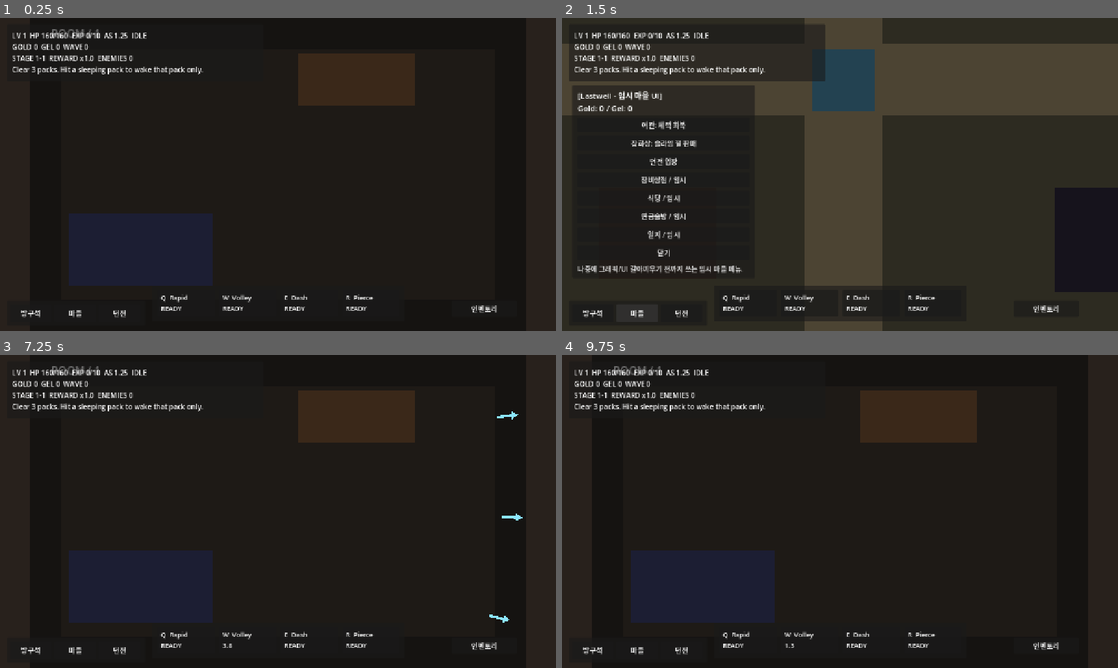
Above: before the commit, frames 1-4 (two rows, left to right).
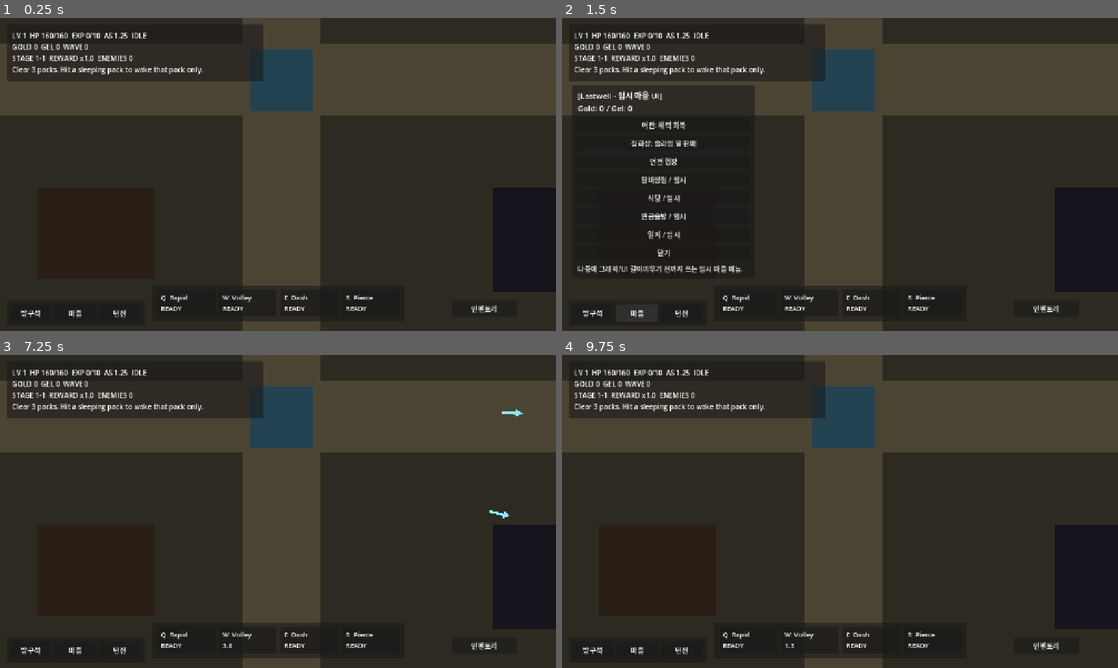
Above: after the commit, the same moments.

Repository: danyoon0760/last-archer
Game: Godot game, scene res://scenes/Main.tscn
Same seed, same stepped clock (60 frames per second), same inputs: the game is played once before the commit and once after it.
Inputs (mouse positions are in pixels of both pictures, inside the frame that each line leads up to):
- Up to frame 1 (0.25 s): no input
- Up to frame 2 (1.5 s): click "방구석" at 0.5 s; click "마을" at 1.25 s
- Up to frame 3 (7.25 s): click "던전" at 2 s; click "인벤토리" at 2.75 s; click "활 기본 활" at 3.5 s; click "갑옷 없음" at 4.25 s; click "신발 없음" at 5 s; click "닫기" at 5.75 s; tap Enter at 6.5 s; move the mouse to (400, 495) at 6.52 s; hold W from 6.53 s (still down); tap 3 at 6.6 s; click (400, 495) at 6.67 s; tap 1 at 6.8 s
- Up to frame 4 (9.75 s): release W at 7.25 s; drag from (728, 527) to (1084, 414) at 7.27 s; tap Space at 8, 9.5 s; move the mouse to (895, 442) at 8.02 s; hold W 8.03-8.75 s; tap 2 at 8.1 s; tap 3 at 8.3 s; tap Enter at 8.75 s; drag from (812, 574) to (673, 464) at 8.77 s; move the mouse to (1006, 558) at 9.52 s; hold A from 9.53 s (still down); tap 1 at 9.6 s

The runs differ from the first frame. In frame 1, 30% of the frame differs, in the area x 0-100%, y 0-100%; in frame 2, nothing differs; in frame 3, 30%; in frame 4, 30%.

Commit message:
Start game from town and remove room map routing

Diff:
--- a/scripts/map_manager.gd
+++ b/scripts/map_manager.gd
@@ -2,29 +2,23 @@
 
 signal map_changed(map_name: String)
 
-@export var room_map_scene: PackedScene
 @export var town_map_scene: PackedScene
 @export var dungeon_map_scene: PackedScene
 
 var current_map: Node2D
-var current_map_name: String = "room"
+var current_map_name: String = "town"
 
 func _ready() -> void:
 	add_to_group("map_manager")
-	load_room()
+	load_town()
 
 func _unhandled_input(event: InputEvent) -> void:
 	if event is InputEventKey and event.pressed and not event.echo:
 		match event.keycode:
 			KEY_1:
-				load_room()
+				load_town()
 			KEY_2:
-				load_town()
-			KEY_3:
 				load_dungeon()
-
-func load_room() -> void:
-	load_map(room_map_scene, "room")
 
 func load_town() -> void:
 	load_map(town_map_scene, "town")
